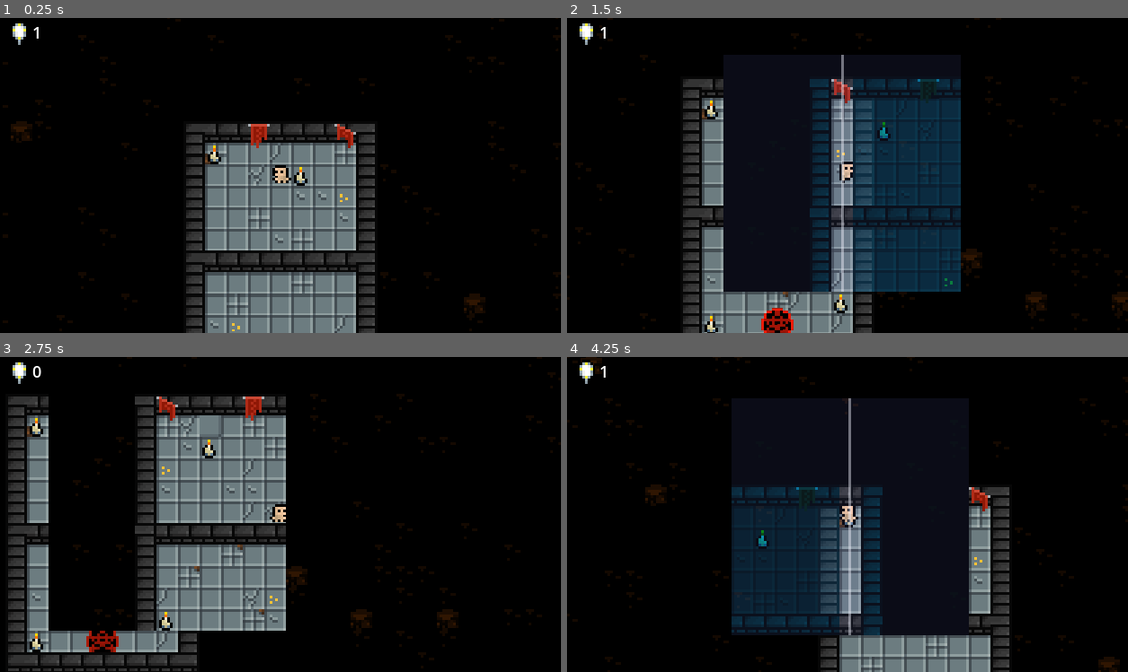
Above: before the commit, frames 1-4 (two rows, left to right).
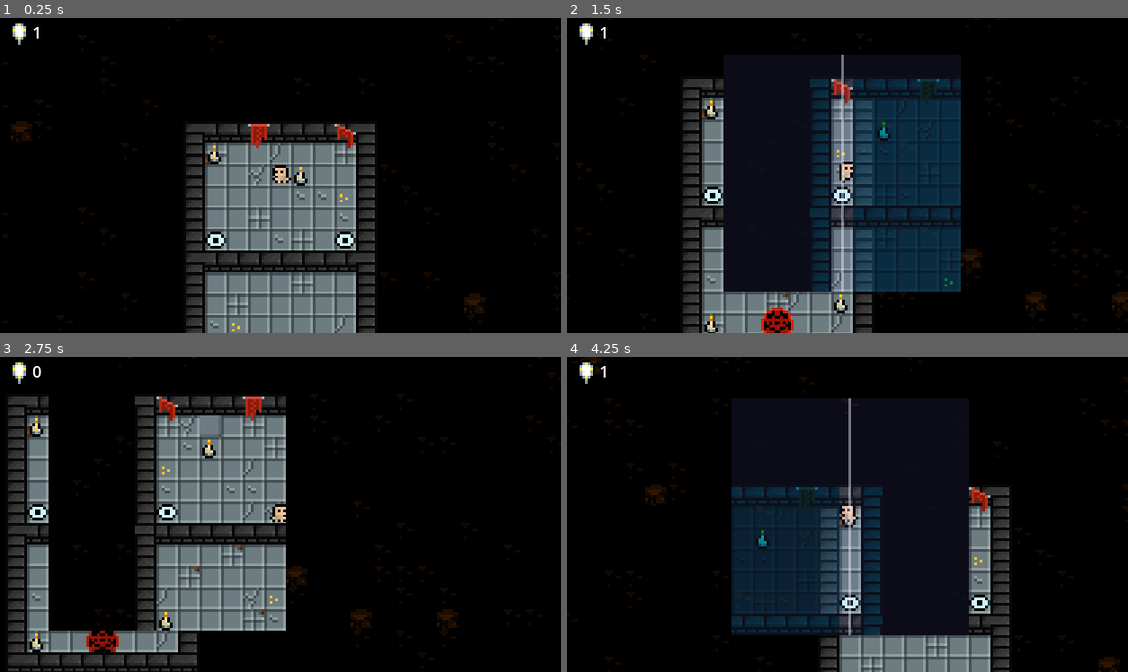
Above: after the commit, the same moments.

Repository: Medow3/Occulant
Game: Godot game, scene res://src/puzzle/puzzles/puzzle2.tscn
Same seed, same stepped clock (60 frames per second), same inputs: the game is played once before the commit and once after it. This scene is started directly instead of the project's main scene.
Inputs (mouse positions are in pixels of both pictures, inside the frame that each line leads up to):
- Up to frame 1 (0.25 s): no input
- Up to frame 2 (1.5 s): tap Enter at 0.5 s; move the mouse to (970, 159) at 0.52 s; hold D (Right) 0.53-1.28 s; click (970, 159) at 0.6 s; move the mouse to (735, 191) at 1.27 s; hold S (Down) from 1.28 s (still down); tap E (Redo) at 1.35 s
- Up to frame 3 (2.75 s): move the mouse to (336, 445) at 2.02 s; release S (Down) at 2.03 s; hold D (Right) from 2.03 s (still down); tap Space (Reflect) at 2.1 s
- Up to frame 4 (4.25 s): move the mouse to (819, 577) at 2.77 s; release D (Right) at 2.78 s; hold W (Up) 2.78-3.53 s; tap Q (Undo) at 2.85 s; move the mouse to (1015, 561) at 3.52 s; hold A (Left) from 3.53 s (still down); click (1015, 561) at 3.6 s

The runs differ from the first frame. In frame 1, 0.3% of the frame differs, in the area x 36-64%, y 67-74%; in frame 2, 0.3%, in the area x 24-51%, y 53-59%; in frame 3, 0.3%; in frame 4, 0.3%.

Commit message:
tileset update

Diff:
--- a/src/puzzle/puzzles/puzzle2.tscn
+++ b/src/puzzle/puzzles/puzzle2.tscn
@@ -12,7 +12,7 @@
 tile_set = ExtResource("2_aoi3w")
 format = 2
 layer_0/name = "main"
-layer_0/tile_data = PackedInt32Array(65535, 262145, 5, 39321 …(44417 unchanged characters)… 589825, 1441793, 15, 196614, 1441793, 15)
+layer_0/tile_data = PackedInt32Array(65535, 262145, 5, 39321 …(44417 unchanged characters)… 589825, 1441793, 15, 196614, 1441793, 15, 327680, 851969, 0, 327686, 851969, 0)
 
 [node name="floorTileMap2" type="TileMap" parent="."]
 z_index = -4
--- a/src/resources/puzzle_tileset.tres
+++ b/src/resources/puzzle_tileset.tres
@@ -680,6 +680,9 @@
 24:24/0 = 0
 24:24/0/physics_layer_0/linear_velocity = Vector2(0, 0)
 24:24/0/physics_layer_0/angular_velocity = 0.0
+13:0/0 = 0
+13:0/0/physics_layer_0/linear_velocity = Vector2(0, 0)
+13:0/0/physics_layer_0/angular_velocity = 0.0
 
 [resource]
 tile_size = Vector2i(8, 8)
Binary file changed: assets/art/asset_packs/Minifantasy_Dungeon_v2.2_Free_Version/Minifantasy_Dungeon_Assets/Tileset/Tileset.png
